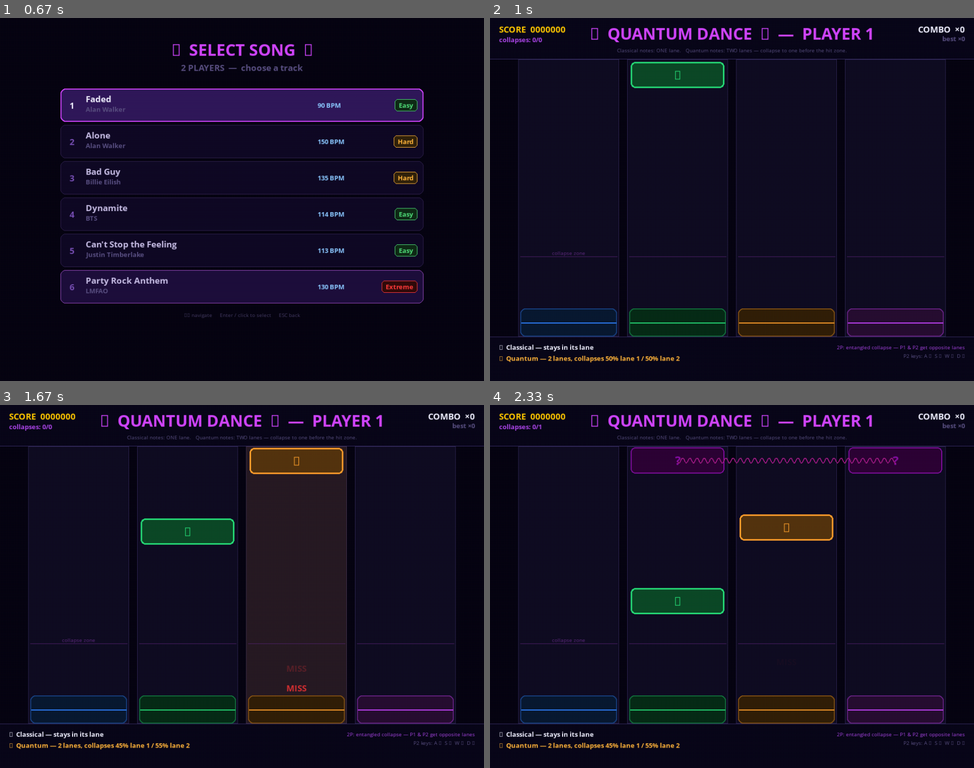
Above: before the commit, frames 1-4 (two rows, left to right).
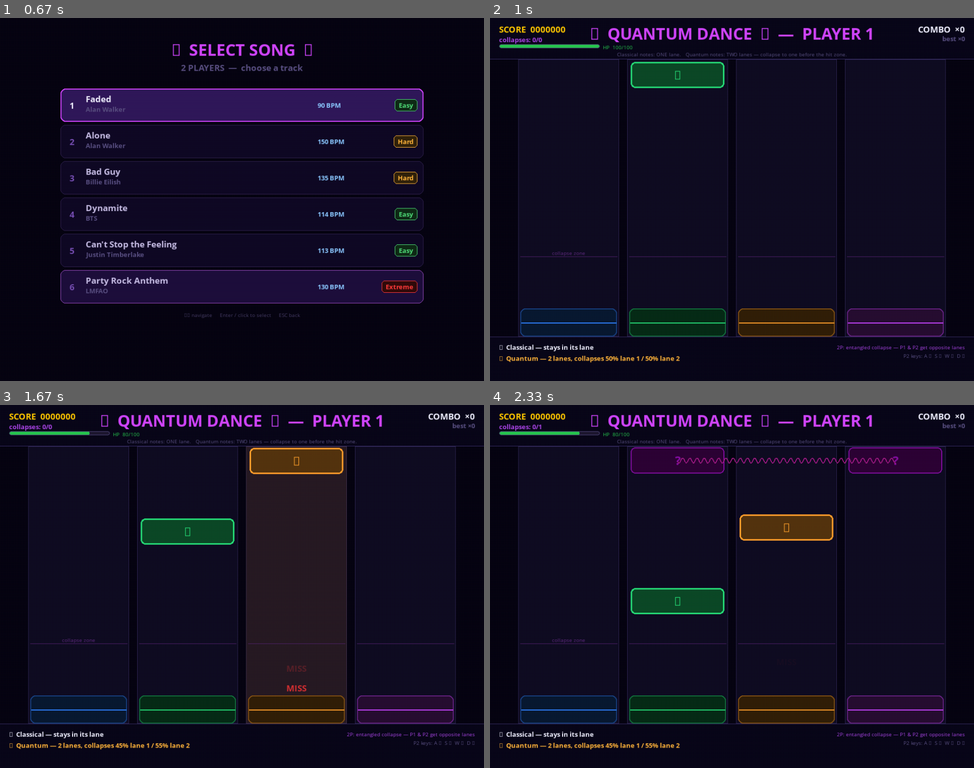
Above: after the commit, the same moments.

Repository: parzival1401/mobile_quantum-
Game: pygame game, started from dance_dance/quantum_dance.py
Two runs of this game, one before a commit and one after it. Both use one fixed random seed, a clock stepped at 60 frames per second and the inputs below.
Inputs (mouse positions are in pixels of both pictures, inside the frame that each line leads up to):
- Up to frame 1 (0.67 s): press the mouse at (242, 250) at 0.37 s; move the mouse to (164, 268) at 0.47 s; release the mouse at (91, 282) at 0.6 s
- Up to frame 2 (1 s): tap Enter at 0.67 s
- Up to frame 3 (1.67 s): hold  1-1.47 s; hold Up 1-1.47 s; move the mouse to (421, 713) at 1.03 s; hold  from 1.5 s (still down); hold Up from 1.5 s (still down); move the mouse to (116, 452) at 1.53 s; tap  at 1.65 s
- Up to frame 4 (2.33 s): release  at 1.97 s; release Up at 1.97 s

Frame 1 is identical in both runs. In frame 2, 0.6% of the frame differs, in the area x 1-74%, y 7-11%; in frame 3, 0.6%; in frame 4, 0.6%.

Commit message:
Add arcade mechanics: health, milestones, results screen, SFX
- Health bar (HP 0-100) shown in top HUD; drains on miss/early (-10),
  quantum auto-miss (-8), refills on PERFECT (+2) / GOOD (+1)
- Player dies at HP=0: FAILED overlay appears, results screen after 1.5s
- Combo milestones at x10/25/50/100/200: centered banner + white flash + fanfare tone
- RESULTS state: shows score, grade (S/A/B/C/F), accuracy %, max combo,
  perfect/good/miss counts; side-by-side in 2P mode; R to retry, ESC to menu
- Generated SFX (numpy sine waves, no audio files): distinct tones for
  PERFECT, GOOD, MISS, quantum collapse, and milestone hits
- Song end auto-triggers RESULTS once music stops and all notes clear

Co-Authored-By: Claude Sonnet 4.6 <noreply@anthropic.com>

Diff:
--- a/dance_dance/quantum_dance.py
+++ b/dance_dance/quantum_dance.py
@@ -52,10 +52,40 @@
 import sys
 import random
 import math
+import numpy as np
 from enum import Enum, auto
 
 pygame.init()
-pygame.mixer.init()
+pygame.mixer.init(frequency=44100, size=-16, channels=2, buffer=512)
+
+
+# ─────────────────────────────────────────────────────────────────────────────
+# Sound effects (procedurally generated — no audio files needed)
+# ─────────────────────────────────────────────────────────────────────────────
+def _make_tone(freq, duration_ms, vol=0.22, fade_ms=40):
+    sr   = 44100
+    n    = int(sr * duration_ms / 1000)
+    t    = np.linspace(0, duration_ms / 1000, n, False)
+    wave = np.sin(2 * np.pi * freq * t) * vol
+    fade = max(1, int(sr * fade_ms / 1000))
+    wave[-fade:] *= np.linspace(1, 0, fade)
+    arr  = (wave * 32767).astype(np.int16)
+    return pygame.sndarray.make_sound(np.column_stack([arr, arr]))
+
+try:
+    SFX_PERFECT   = _make_tone(880,  70)
+    SFX_GOOD      = _make_tone(660,  70)
+    SFX_MISS      = _make_tone(150, 110)
+    SFX_COLLAPSE  = _make_tone(440, 140)
+    SFX_MILESTONE = _make_tone(1047, 180)
+    _sfx_ok = True
+except Exception:
+    _sfx_ok = False
+
+def _play(sfx):
+    if _sfx_ok:
+        try: sfx.play()
+        except Exception: pass
 
 # ─────────────────────────────────────────────────────────────────────────────
 # Screen & timing
@@ -73,10 +103,12 @@
     MENU        = auto()
     SONG_SELECT = auto()
     PLAYING     = auto()
+    RESULTS     = auto()
 
 game_state    = GameState.MENU
 n_players     = 1
 song_cursor   = 0      # highlighted row in song select screen
+last_song     = None   # dict of the last played song (for retry)
 
 # 2P window objects (created only when n_players == 2)
 win2  = None
@@ -162,6 +194,16 @@
 
 DIFF_SPEED = {"Easy": 1.0, "Hard": 1.5, "Extreme": 2.0}
 DIFF_COLOR = {"Easy": (80, 220, 120), "Hard": (255, 180, 60), "Extreme": (255, 60, 60)}
+
+# ─────────────────────────────────────────────────────────────────────────────
+# Arcade constants
+# ─────────────────────────────────────────────────────────────────────────────
+MAX_HP           = 100
+HP_GAIN_PERFECT  =  2
+HP_GAIN_GOOD     =  1
+HP_LOSS_MISS     = 10
+HP_LOSS_QUANTUM  =  8
+COMBO_MILESTONES = [10, 25, 50, 100, 200]
 
 # ─────────────────────────────────────────────────────────────────────────────
 # Layout constants
@@ -474,8 +516,20 @@
         self.combo     = 0
         self.max_combo = 0
         self.key_flash = [0] * N_LANES
+        # Arcade stats
+        self.hp             = MAX_HP
+        self.dead           = False
+        self.perfect_count  = 0
+        self.good_count     = 0
+        self.miss_count     = 0
+        self.total_notes    = 0
+        self.last_milestone = 0
+        self.milestone_timer = 0   # frames remaining to show banner
+        self.milestone_text  = ""
+        self.flash_timer     = 0   # frames for screen-wide white flash
 
     def handle_key(self, key_idx: int):
+        if self.dead: return
         lane = key_idx
         self.key_flash[lane] = 14
         scx = lcx(lane)
@@ -493,7 +547,12 @@
 
         if best is None or best_d > HIT_GOOD:
             self.combo = 0
+            self.last_milestone = 0
+            self.hp = max(0, self.hp - HP_LOSS_MISS)
+            self.miss_count += 1
             self.floats.append(FloatText("MISS", scx, TARGET_Y - 42, RED))
+            _play(SFX_MISS)
+            if self.hp == 0: self.dead = True
             return
 
         quality = best.in_hit_zone()
@@ -502,15 +561,34 @@
             self.combo += 1
             if quality == "PERFECT":
                 self.score += 300 * max(1, self.combo // 5)
+                self.hp = min(MAX_HP, self.hp + HP_GAIN_PERFECT)
+                self.perfect_count += 1
                 self.floats.append(FloatText("PERFECT!", scx, TARGET_Y - 42, GOLD, F_MED))
                 for _ in range(20): self.particles.append(Particle(scx, TARGET_Y, LANE_C[lane]))
+                _play(SFX_PERFECT)
             else:
                 self.score += 100 * max(1, self.combo // 10)
+                self.hp = min(MAX_HP, self.hp + HP_GAIN_GOOD)
+                self.good_count += 1
                 self.floats.append(FloatText("GOOD", scx, TARGET_Y - 42, WHITE))
                 for _ in range(9): self.particles.append(Particle(scx, TARGET_Y, LANE_C[lane]))
+                _play(SFX_GOOD)
+            # Milestone check
+            for m in COMBO_MILESTONES:
+                if self.combo >= m and self.last_milestone < m:
+                    self.last_milestone  = m
+                    self.milestone_text  = f"COMBO  ×{m}!"
+                    self.milestone_timer = 90
+                    self.flash_timer     = 8
+                    _play(SFX_MILESTONE)
         else:
             self.combo = 0
+            self.last_milestone = 0
+            self.hp = max(0, self.hp - HP_LOSS_MISS)
+            self.miss_count += 1
             self.floats.append(FloatText("EARLY", scx, TARGET_Y - 42, (255, 180, 0)))
+            _play(SFX_MISS)
+            if self.hp == 0: self.dead = True
 
     def update(self, collapsed_outcomes: dict):
         for note in self.notes:
@@ -523,9 +601,14 @@
                     "COLLAPSED!", cx,
                     TARGET_Y - 42 + int(note.y - TARGET_Y) + NOTE_H // 2,
                     Q_PURPLE, F_SM))
+                _play(SFX_COLLAPSE)
             if note.just_missed:
                 self.combo = 0
+                self.last_milestone = 0
+                self.hp = max(0, self.hp - HP_LOSS_QUANTUM)
+                self.miss_count += 1
                 self.floats.append(FloatText("MISS", lcx(note.lane), TARGET_Y - 42, RED))
+                if self.hp == 0: self.dead = True
 
         self.notes[:]     = [n for n in self.notes     if n.alive]
         self.max_combo    = max(self.max_combo, self.combo)
@@ -535,6 +618,8 @@
         self.floats[:]    = [f for f in self.floats    if f.life > 0]
         for i in range(N_LANES):
             if self.key_flash[i] > 0: self.key_flash[i] -= 1
+        if self.milestone_timer > 0: self.milestone_timer -= 1
+        if self.flash_timer     > 0: self.flash_timer     -= 1
 
 
 # ─────────────────────────────────────────────────────────────────────────────
@@ -567,16 +652,20 @@
         Note._nid += 1
         nid = Note._nid
         p1.notes.append(Note(a, quantum=True, lane2=b, nid=nid, wave_phase=wp))
+        p1.total_notes += 1
         if n_players == 2:
             p2.notes.append(Note(a, quantum=True, lane2=b, nid=nid, wave_phase=wp))
+            p2.total_notes += 1
         q_total += 1
     else:
         lane = random.randint(0, N_LANES - 1)
         Note._nid += 1
         nid = Note._nid
         p1.notes.append(Note(lane, nid=nid))
+        p1.total_notes += 1
         if n_players == 2:
             p2.notes.append(Note(_m(lane), nid=nid))
+            p2.total_notes += 1
 
 
 # ─────────────────────────────────────────────────────────────────────────────
@@ -707,11 +796,27 @@
     qc = F_SM.render(f"collapses: {q_collapsed}/{q_total}", True, (170, 70, 230))
     surf.blit(qc, (18, 34))
 
+    # Health bar
+    bar_x, bar_y, bar_w, bar_h = 18, 52, 200, 8
+    frac = ps.hp / MAX_HP
+    if frac > 0.6:
+        hcol = (40, 200, 80)
+    elif frac > 0.3:
+        hcol = (220, 180, 0)
+    else:
+        hcol = (220, 40, 40)
+    pygame.draw.rect(surf, (30, 25, 50), (bar_x, bar_y, bar_w, bar_h), border_radius=4)
+    if frac > 0:
+        pygame.draw.rect(surf, hcol, (bar_x, bar_y, int(bar_w * frac), bar_h), border_radius=4)
+    pygame.draw.rect(surf, (80, 70, 120), (bar_x, bar_y, bar_w, bar_h), 1, border_radius=4)
+    hp_lbl = F_XSM.render(f"HP  {ps.hp}/{MAX_HP}", True, hcol)
+    surf.blit(hp_lbl, (bar_x + bar_w + 6, bar_y - 1))
+
     sub = F_XSM.render(
         "Classical notes: ONE lane.   "
         "Quantum notes: TWO lanes — collapse to one before the hit zone.",
         True, DIM)
-    surf.blit(sub, (SW // 2 - sub.get_width() // 2, 57))
+    surf.blit(sub, (SW // 2 - sub.get_width() // 2, 65))
 
 
 def draw_bottom(surf):
@@ -860,13 +965,74 @@
 
 
 # ─────────────────────────────────────────────────────────────────────────────
+# Grade + results helpers
+# ─────────────────────────────────────────────────────────────────────────────
+def _grade(accuracy: float) -> str:
+    if accuracy >= 0.95: return "S"
+    if accuracy >= 0.80: return "A"
+    if accuracy >= 0.60: return "B"
+    if accuracy >= 0.40: return "C"
+    return "F"
+
+
+def _draw_results_panel(surf, ps: PlayerState, cx: int, cy: int, title: str):
+    total  = max(1, ps.total_notes)
+    hits   = ps.perfect_count + ps.good_count
+    acc    = hits / total
+    grade  = _grade(acc)
+    gcol   = {"S": (255,215,0), "A": (100,255,120), "B": (80,180,255),
+               "C": (255,180,60), "F": (255,60,60)}[grade]
+
+    rows = [
+        (f"SCORE",    f"{ps.score:07d}",          GOLD),
+        (f"GRADE",    grade,                       gcol),
+        (f"ACCURACY", f"{acc * 100:.1f}%",         WHITE),
+        (f"MAX COMBO",f"×{ps.max_combo}",          WHITE),
+        (f"PERFECT",  f"{ps.perfect_count}",       (100, 255, 120)),
+        (f"GOOD",     f"{ps.good_count}",          (80, 200, 255)),
+        (f"MISS",     f"{ps.miss_count}",          RED),
+    ]
+    lbl = F_MED.render(title, True, Q_PURPLE)
+    surf.blit(lbl, (cx - lbl.get_width() // 2, cy - 130))
+    for i, (key, val, col) in enumerate(rows):
+        ky = cy - 90 + i * 30
+        k_surf = F_SM.render(key, True, DIM)
+        v_surf = F_SM.render(val, True, col)
+        surf.blit(k_surf, (cx - 110, ky))
+        surf.blit(v_surf, (cx + 110 - v_surf.get_width(), ky))
+
+
+def draw_results():
+    screen.fill(BG)
+    title = F_TITLE.render("✦  RESULTS  ✦", True, Q_PURPLE)
+    screen.blit(title, (SW // 2 - title.get_width() // 2, 30))
+
+    if last_song:
+        song_lbl = F_MED.render(
+            f"{last_song['title']}  —  {last_song['artist']}", True, DIM)
+        screen.blit(song_lbl, (SW // 2 - song_lbl.get_width() // 2, 72))
+
+    if n_players == 2 and p2:
+        _draw_results_panel(screen, p1, SW // 4,     SH // 2, "PLAYER 1")
+        _draw_results_panel(screen, p2, SW * 3 // 4, SH // 2, "PLAYER 2")
+        pygame.draw.line(screen, (60, 50, 100), (SW // 2, 100), (SW // 2, SH - 60), 1)
+    else:
+        _draw_results_panel(screen, p1, SW // 2, SH // 2, "")
+
+    hint = F_SM.render("R  retry     ESC  menu", True, (80, 70, 120))
+    screen.blit(hint, (SW // 2 - hint.get_width() // 2, SH - 48))
+    pygame.display.flip()
+
+
+# ─────────────────────────────────────────────────────────────────────────────
 # Game init / reset
 # ─────────────────────────────────────────────────────────────────────────────
 def start_game(num_players: int, song: dict):
-    global n_players, game_state, p1, p2
+    global n_players, game_state, p1, p2, last_song
     global q_collapsed, q_total, tick, spawn_timer, collapsed_outcomes, last_beat
     global win2, ren2, surf2
     global SONG_FILE, SONG_BPM, SONG_OFFSET, _active_beats_fall
+    last_song = song
 
     n_players  = num_players
     game_state = GameState.PLAYING
@@ -972,6 +1138,27 @@
     draw_top(surf, ps, label)
     draw_bottom(surf)
 
+    # Milestone banner
+    if ps.milestone_timer > 0:
+        alpha = int(255 * ps.milestone_timer / 90)
+        bsurf = F_TITLE.render(ps.milestone_text, True, Q_PURPLE)
+        bsurf.set_alpha(alpha)
+        surf.blit(bsurf, (SW // 2 - bsurf.get_width() // 2, SH // 2 - 30))
+
+    # Screen flash on milestone
+    if ps.flash_timer > 0:
+        fsurf = pygame.Surface((SW, SH), pygame.SRCALPHA)
+        fsurf.fill((255, 255, 255, int(60 * ps.flash_timer / 8)))
+        surf.blit(fsurf, (0, 0))
+
+    # Dead overlay
+    if ps.dead:
+        dsurf = pygame.Surface((SW, SH), pygame.SRCALPHA)
+        dsurf.fill((80, 0, 0, 120))
+        surf.blit(dsurf, (0, 0))
+        dtxt = F_TITLE.render("FAILED", True, (255, 60, 60))
+        surf.blit(dtxt, (SW // 2 - dtxt.get_width() // 2, SH // 2 - 20))
+
 
 # ─────────────────────────────────────────────────────────────────────────────
 # Collapse counting (shared, tracked by P1 note just_collapsed events)
@@ -985,7 +1172,8 @@
 # ─────────────────────────────────────────────────────────────────────────────
 def main():
     global game_state, q_collapsed, _seen_collapsed_nids
-    global n_players, song_cursor
+    global n_players, song_cursor, last_song
+    _results_timer = 0   # frames to wait after death before showing results
 
     btn1_rect = btn2_rect = None
     song_rects: list = []
@@ -1051,6 +1239,19 @@
                             start_game(n_players, SONGS[song_cursor])
             continue
 
+        # ── RESULTS ───────────────────────────────────────────────────────────
+        if game_state == GameState.RESULTS:
+            draw_results()
+            for event in pygame.event.get():
+                if event.type == pygame.QUIT:
+                    pygame.quit(); sys.exit()
+                elif event.type == pygame.KEYDOWN:
+                    if event.key == pygame.K_ESCAPE:
+                        stop_game()
+                    elif event.key == pygame.K_r and last_song:
+                        start_game(n_players, last_song)
+            continue
+
         # ── PLAYING ───────────────────────────────────────────────────────────
         for event in pygame.event.get():
             if event.type == pygame.QUIT:
@@ -1075,12 +1276,24 @@
                         if event.key == k:
                             p2.handle_key(i)
 
-
         update()
         for nid in collapsed_outcomes:
             if nid not in _seen_collapsed_nids:
                 _seen_collapsed_nids.add(nid)
                 q_collapsed += 1
+
+        # ── Transition to RESULTS ─────────────────────────────────────────────
+        song_done = SONG_FILE and not pygame.mixer.music.get_busy()
+        any_dead  = p1.dead or (p2 is not None and p2.dead)
+        if any_dead:
+            _results_timer += 1
+            if _results_timer >= 90:   # ~1.5s delay so "FAILED" is visible
+                _results_timer = 0
+                game_state = GameState.RESULTS
+                try: pygame.mixer.music.stop()
+                except Exception: pass
+        elif song_done and not p1.notes and (p2 is None or not p2.notes):
+            game_state = GameState.RESULTS
 
         # ── Render P1 → screen ────────────────────────────────────────────────
         lbl = "PLAYER 1" if n_players == 2 else ""
